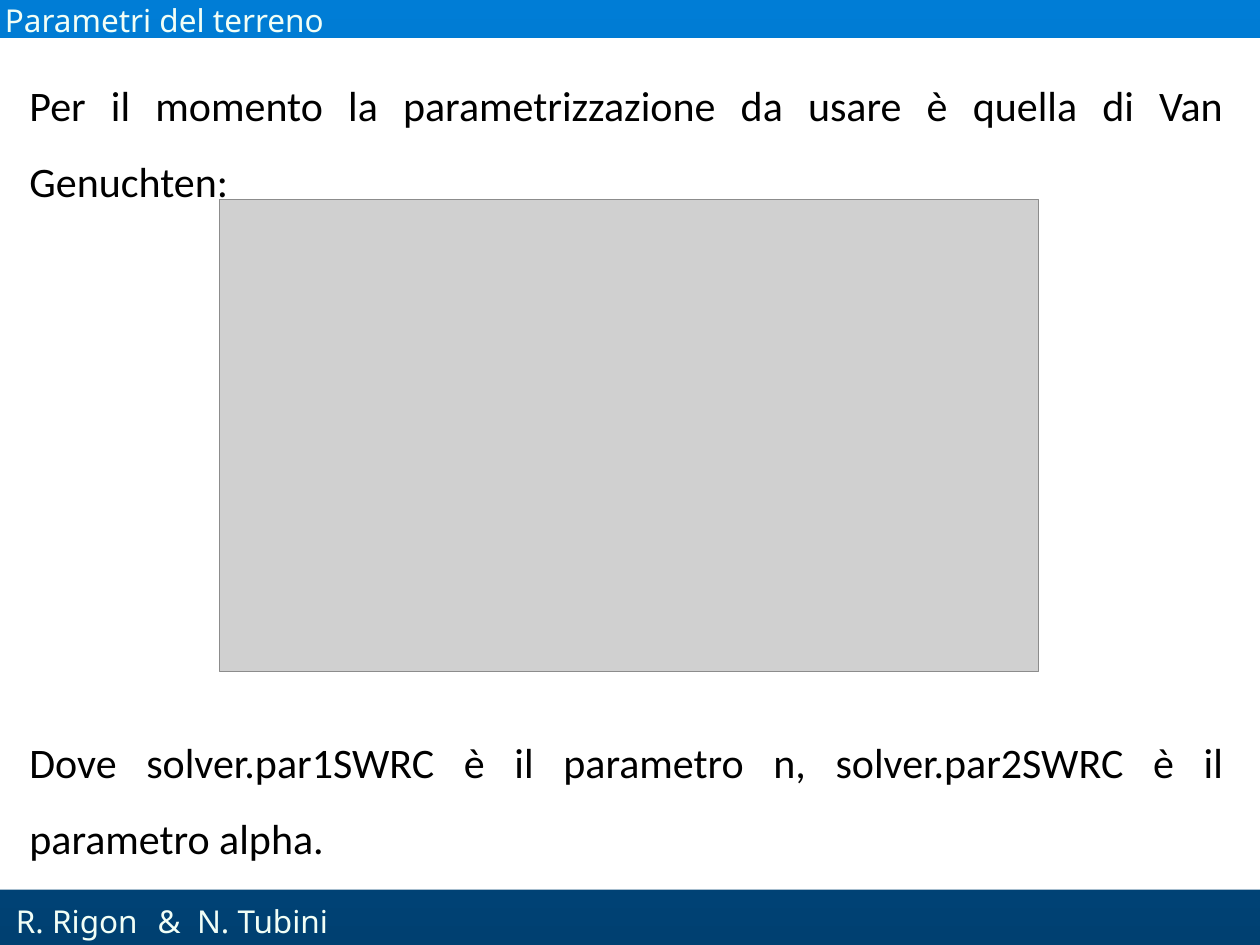
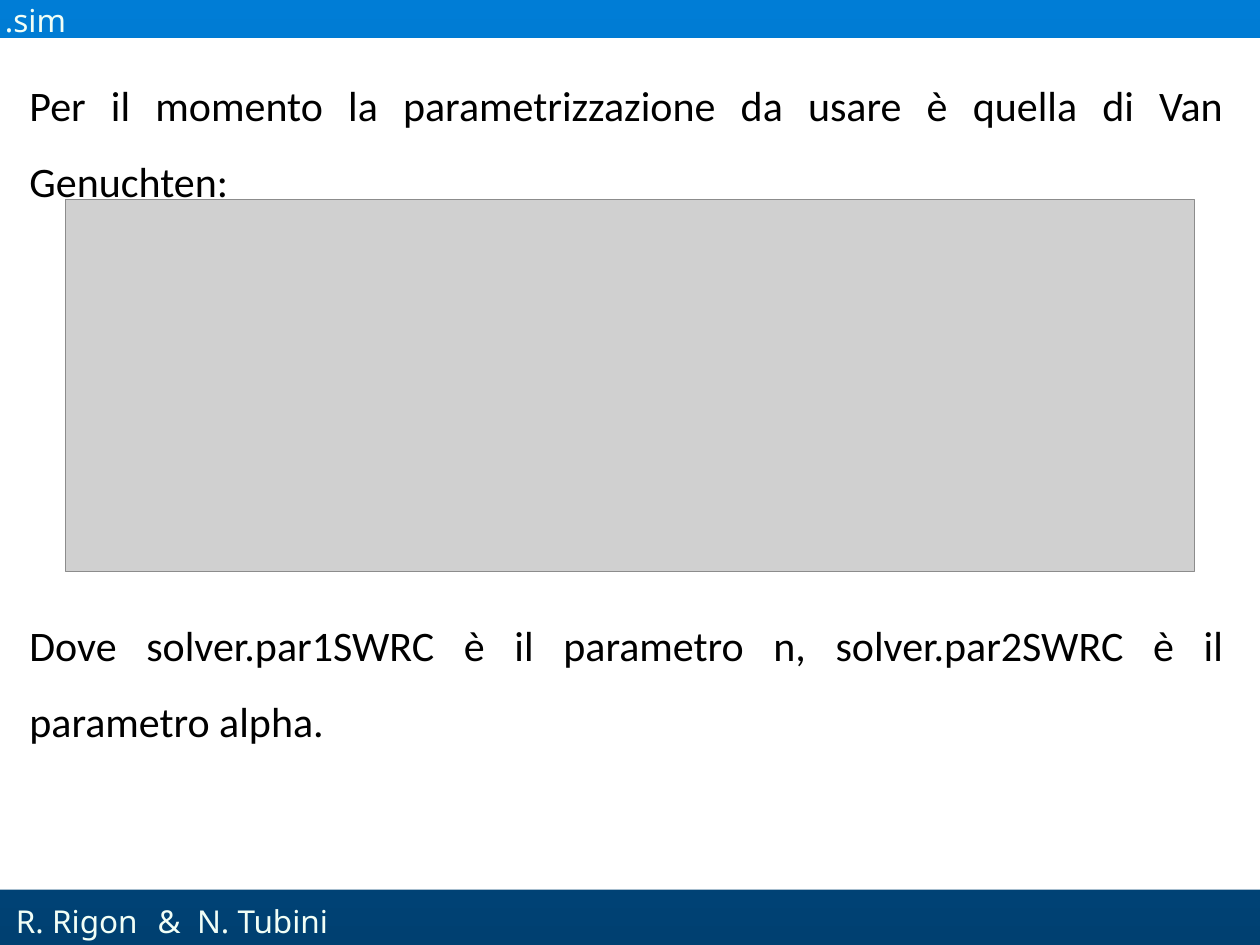
Before and after one commit to GEOframeOMSProjects/OMS_Project_Richards2D, a slide deck: slide 19 of docs/Richards2D.pptx (slide 16 before the commit). Drawn at 1260x945 pixels with LibreOffice and Linux fonts; fonts in the diff are those of the drawing; grey boxes stand for pictures; background and template pictures are left out. Boxes give left, top, right and bottom in pixels: in the first picture for what was removed or moved away, otherwise in the second. Text is boxed around its words. In the diff, an @@ line names an element or a change of style, - is before the commit and + after.

```diff
--- a/docs/Richards2D.pptx
+++ b/docs/Richards2D.pptx
@@ text at [5,9,66,41]: text changed @@
-Parametri del terreno
+.sim
@@ picture: place and size @@
-picture at [219,199,1038,672]
+picture at [66,199,1194,572]
@@ text "Dove solver.par1SWRC è il parametro ...": place and size @@
-text "Dove solver.par1SWRC è il parametro ..." at [29,748,1223,861]
+text "Dove solver.par1SWRC è il parametro ..." at [29,631,1223,744]
```
Also in this commit, not shown: 4 other slides changed, 7 slides added, 2 slides removed, 2 other files.
